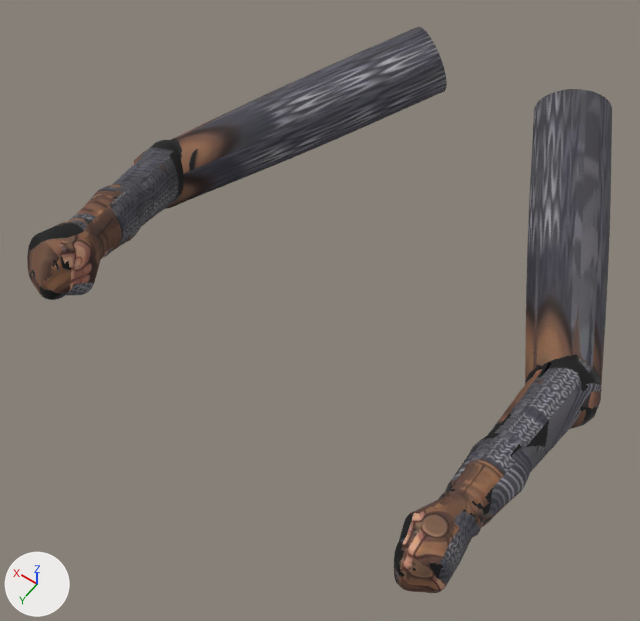
An edit to the glTF model assets/models/arms/arms_mail.glb, drawn before and after from the same camera.
Camera for both pictures: a 50 mm lens placed at (-0.452, 0.896, 0.642), pointed at (0.015, 0.242, -0.386). Every picture has the same lights, and +X, +Y and +Z are marked at lower left. The first picture is the older version. Vertices at exactly the same position are counted once.

Names of what the first picture shows: 'arm_L'.
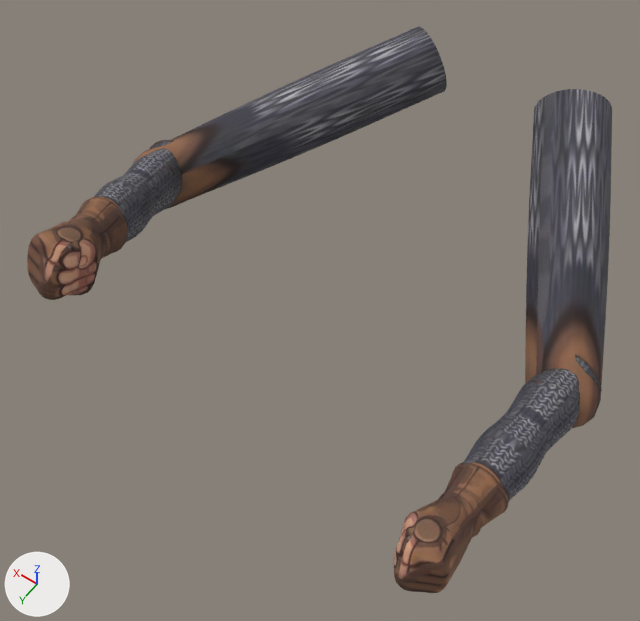
Where the change shows, as pixel boxes (x1, y1, x2, y2) in the pictures (640 x 621 px; the box of a moved part takes in the faces that stretch with it):
'arm_L', reshaped, surface changed: (27, 26, 612, 593) in both
part 1 of me_arm_001, moved or reshaped: before (449, 354, 602, 522); after (448, 354, 602, 522)
part 2 of me_arm_001, moved or reshaped: before (82, 140, 184, 253); after (77, 140, 181, 256)
part 3 of me_arm_001, surface changed: (27, 28, 603, 593) in both

Patch to the scene script:
```diff
--- a/assets/models/arms/arms_mail.glb.py
+++ b/assets/models/arms/arms_mail.glb.py
@@ me_arm_001 @@
 me_arm_001.from_pydata(...)  # 3956 vertices, 7896 faces; spans x -0.39..0.43, y -0.258..0.526, z -0.434..-0.197
 # used by ob_arm_l; location = (0.0, 0.0, 0.0)
+# me_arm_001 part 1: 407 of 3956 vertices moved; they spanned x -0.382..-0.285, y 0.154..0.385, z -0.425..-0.32 and now span x -0.374..-0.28, y 0.155..0.386, z -0.42..-0.319; mean shift (0.0, 0.0, 0.0); largest move (-0.29, 0.154, -0.375) -> (-0.302, 0.155, -0.375)
+# me_arm_001 part 2: 405 of 3956 vertices moved; they spanned x 0.276..0.415, y 0.15..0.39, z -0.404..-0.243 and now span x 0.274..0.405, y 0.154..0.391, z -0.396..-0.24; mean shift (0.0, 0.0, 0.0); largest move (0.327, 0.16, -0.364) -> (0.338, 0.162, -0.362)
+# me_arm_001 part 3: texture (UV) coordinates of 7778 of 7896 faces, centred in x -0.389..0.428, y -0.254..0.525, z -0.433..-0.197, changed; they spanned u 0.0..0.99, v 0.0..1.0 and now span u 0.0..0.99, v 0.0..1.0
 me_arm_001.materials.append(mat_body)
```
